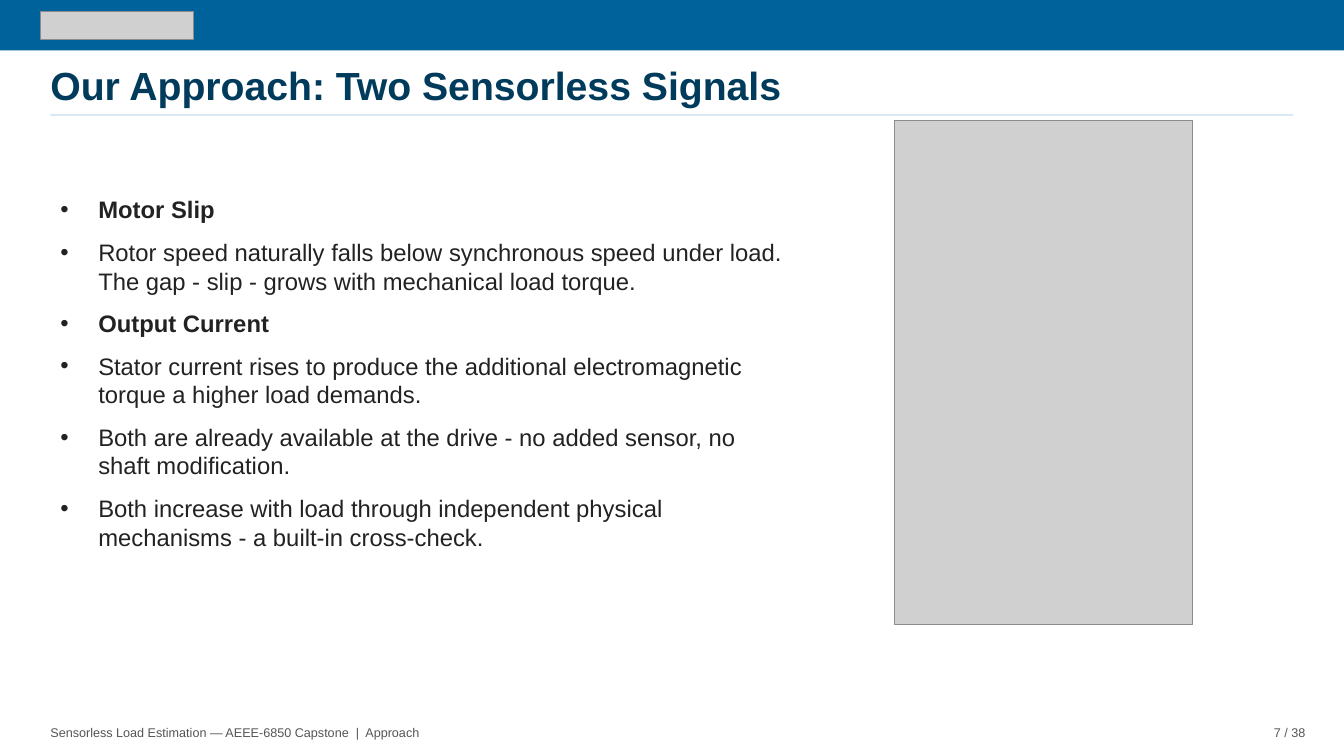
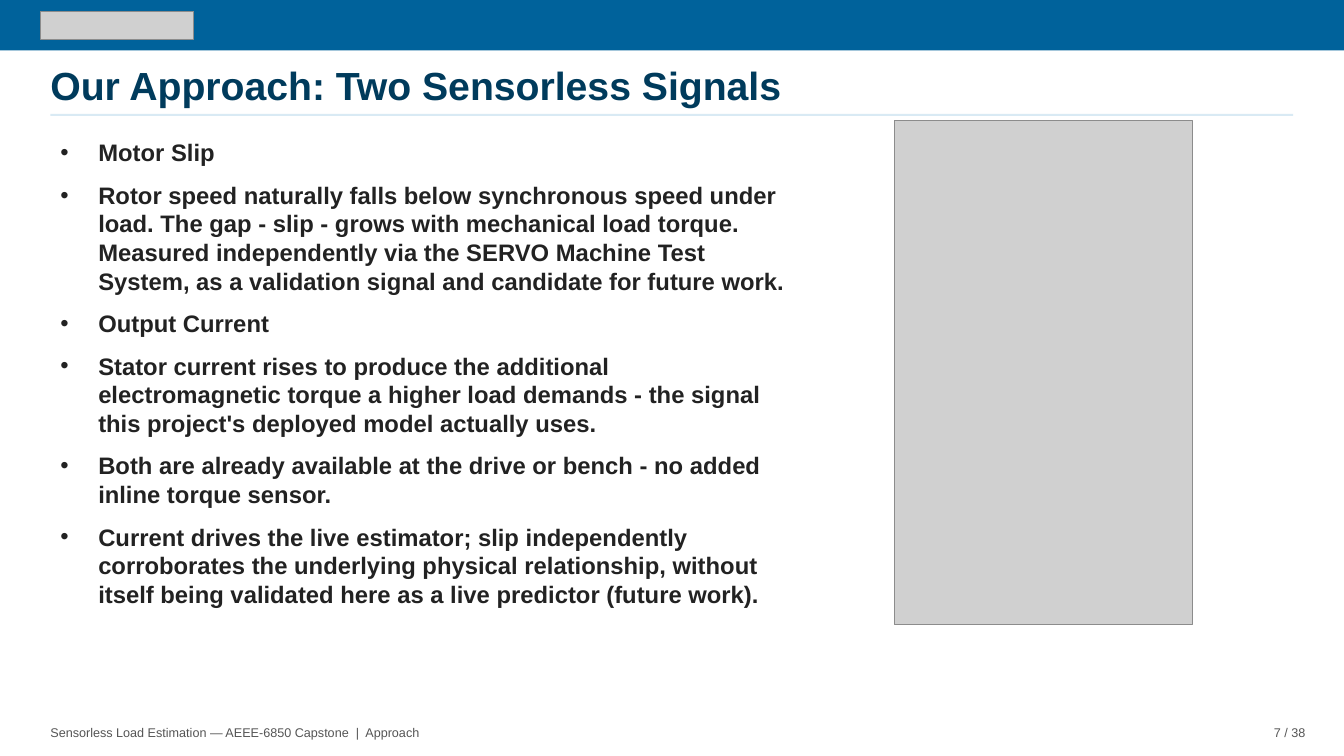
Before and after one commit to David-4529/Capstone, a slide deck: slide 7 of docs/paper/Sensorless_Load_Estimation_Deck.pptx. Drawn at 1344x756 pixels with LibreOffice and Linux fonts; fonts in the diff are those of the drawing; grey boxes stand for pictures. Boxes give left, top, right and bottom in pixels: in the first picture for what was removed or moved away, otherwise in the second. Text is boxed around its words. In the diff, an @@ line names an element or a change of style, - is before the commit and + after.

```diff
--- a/docs/paper/Sensorless_Load_Estimation_Deck.pptx
+++ b/docs/paper/Sensorless_Load_Estimation_Deck.pptx
@@ text at [98,186,784,295]: text changed; bold on @@
-• Rotor speed naturally falls below synchronous speed under load. The gap - slip - grows with mechanical load torque.
+• Rotor speed naturally falls below synchronous speed under load. The gap - slip - grows with mechanical load torque. Measured independently via the SERVO Machine Test System, as a validation signal and candidate for future work.
@@ text at [98,357,760,608]: text changed; bold on @@
-• Stator current rises to produce the additional electromagnetic torque a higher load demands.
-• Both are already available at the drive - no added sensor, no shaft modification.
-• Both increase with load through independent physical mechanisms - a built-in cross-check.
+• Stator current rises to produce the additional electromagnetic torque a higher load demands - the signal this project's deployed model actually uses.
+• Both are already available at the drive or bench - no added inline torque sensor.
+• Current drives the live estimator; slip independently corroborates the underlying physical relationship, without itself being validated here as a live predictor (future work).
```
Also in this commit, not shown: 7 other slides changed.
